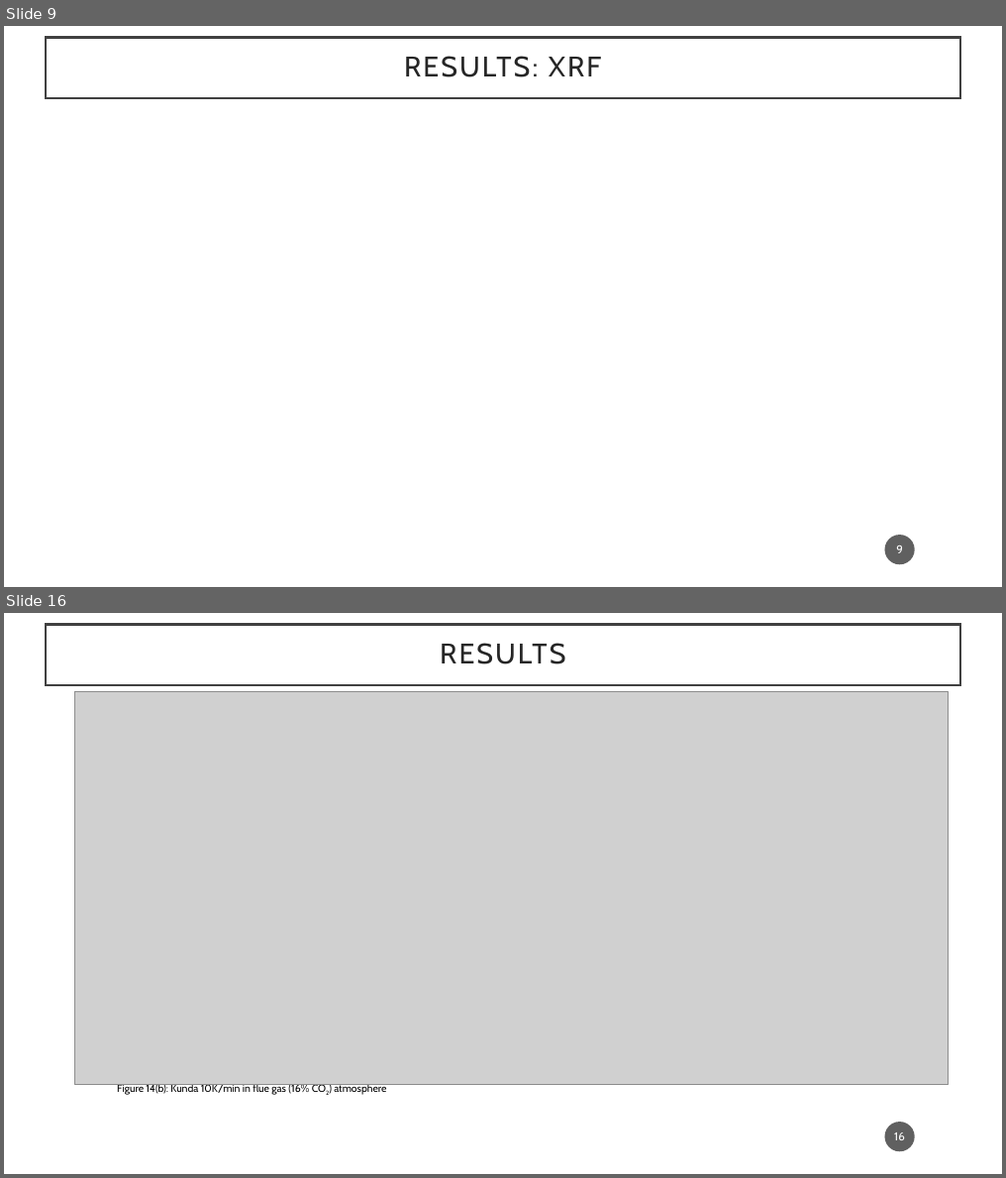
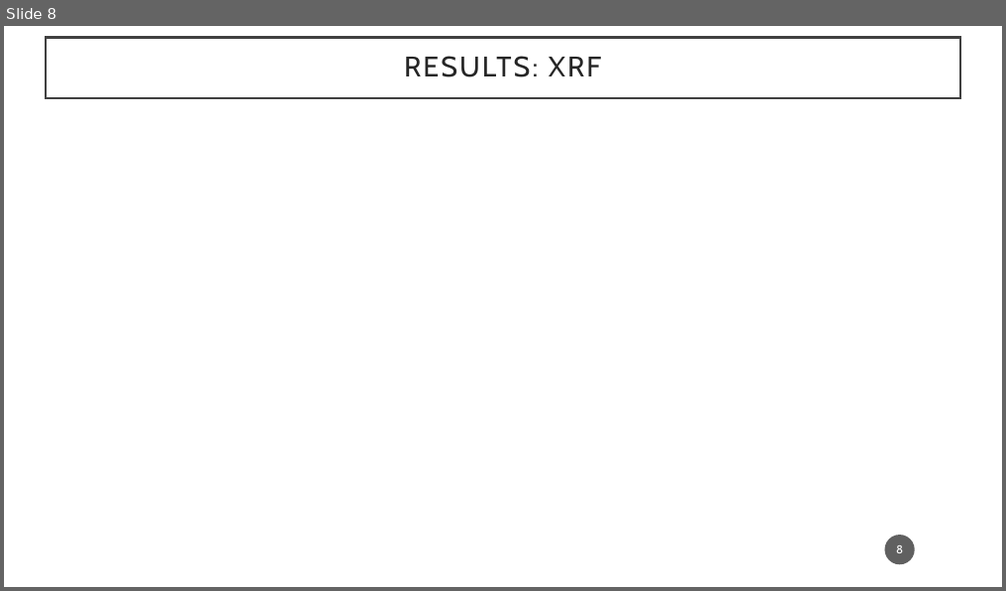
Before and after one commit to Ju-arch720/XRD_xls_raw_converter, a slide deck: Advanced_Characterization/Presentation_Adv_char.pptx. Shown one above the other, each under a label of ours: slides 9 and 16 before the commit, slide 8 after it; the slides between them are not shown. The pictures are 1006x1178 and 1006x591 pixels, drawn with LibreOffice and Linux fonts; fonts in the diff are those of the drawing; grey boxes stand for pictures; background and template pictures are left out. Boxes give left, top, right and bottom in pixels: in the first picture for what was removed or moved away, otherwise in the second. Text is boxed around its words. In the diff, an @@ line names an element or a change of style, - is before the commit and + after.

```diff
--- a/Advanced_Characterization/Presentation_Adv_char.pptx
+++ b/Advanced_Characterization/Presentation_Adv_char.pptx
@@ slide 16 removed at (4,613,1002,1174), background #FFFFFF @@
@@ rectangle removed at (46,624,960,685) @@
-RESULTS
@@ picture removed at (74,691,948,1085) @@
@@ text removed at (117,1084,386,1095) @@
-Figure 14(b): Kunda 10K/min in flue gas (16% CO2) atmosphere
@@ page number removed at (885,1122,915,1152) @@
-16
@@ what was slide 9 is now slide 8 @@
@@ page number at (896,546,903,554): text changed @@
-9
+8
```
Also in this commit, not shown: 4 slides changed, 5 slides added, 18 other slides removed, 1 other file.
